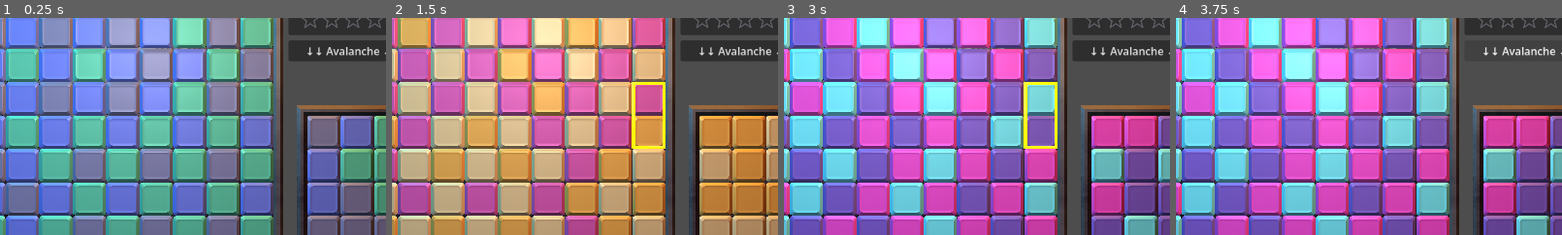
Above: before the commit, frames 1-4 (left to right).
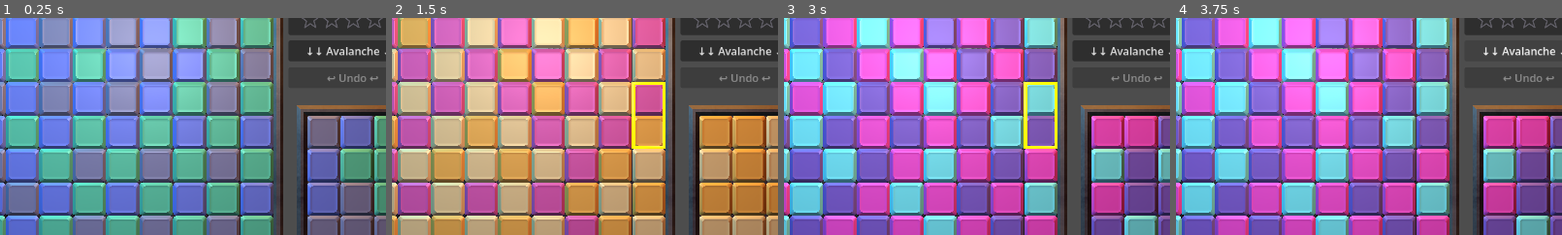
Above: after the commit, the same moments.

Repository: oxben/Swap
Game: Godot game, scene res://scenes/main.tscn
Same seed, same stepped clock (60 frames per second), same inputs: the game is played once before the commit and once after it.
Inputs:
- Up to frame 1 (0.25 s): no input
- Up to frame 2 (1.5 s): click "New Game" at 0.5 s; click "Play" at 1.25 s
- Up to frame 3 (3 s): click "New Game" at 2 s; click "Play" at 2.75 s
- Up to frame 4 (3.75 s): click "↓↓ Avalanche ↓↓" at 3.5 s
The pictures show only the part of the screen within x 19-69%, y 43-93%; the shares and areas given below are measured in that part.

The runs differ from the first frame. In frame 1, 0.1% of the frame differs, in the area x 84-98%, y 25-30%; in frame 2, 0.1%; in frame 3, 0.1%; in frame 4, 0.1%.

Commit message:
Add undo mechanism

Diff:
--- a/swap/project.godot
+++ b/swap/project.godot
@@ -42,6 +42,11 @@
 "events": [Object(InputEventKey,"resource_local_to_scene":false,"resource_name":"","device":-1,"window_id":0,"alt_press …(192 unchanged characters)…
 ]
 }
+Undo={
+"deadzone": 0.2,
+"events": [Object(InputEventKey,"resource_local_to_scene":false,"resource_name":"","device":-1,"window_id":0,"alt_pressed":false,"shift_pressed":false,"ctrl_pressed":false,"meta_pressed":false,"pressed":false,"keycode":0,"physical_keycode":85,"key_label":0,"unicode":117,"location":0,"echo":false,"script":null)
+]
+}
 
 [physics]
 
--- a/swap/scenes/main.gd
+++ b/swap/scenes/main.gd
@@ -14,6 +14,10 @@
 	"stars_won" : 0,
 }
 
+# Saved states for the game. Used for undo mechanism.
+var game_states: Array = []
+
+
 func _ready() -> void:
 	$PanelScore/VersionLabel.text = "v.%03d" % [Globals.version]
 	$PlaygroundSquare.tile_clicked.connect(_on_tile_clicked)
@@ -30,14 +34,16 @@
 		quit_game()
 	elif ev.is_action_released("Avalanche"):
 		trigger_avalanche()
-
-
 	elif ev.is_action_released("RestartGame"):
 		start_game()
+	elif ev.is_action_released("Undo"):
+		restore_state()
 
 
 func start_game():
 	$PanelScore/ButtonAvalanche.disabled = not Globals.options.avalanche_enabled
+	game_states.clear()
+	$PanelScore/ButtonUndo.disabled = true
 	reset_stats()
 	init_tile_colors()
 	$PlaygroundSquare.reset_board()
@@ -118,10 +124,31 @@
 	$PanelScore/PanelStars.light_stars(stats.stars_won)
 
 
+func save_state():
+	var state = {}
+	state["tile_grid"] = $PlaygroundSquare.save_state()
+	state["tile_reserve"] = $PlaygroundSquare/TileReserve.save_state()
+	state["stats"] = stats.duplicate()
+	game_states.append(state)
+	$PanelScore/ButtonUndo.disabled = false
+
+
+func restore_state():
+	var saved_state = game_states.pop_back()
+	if saved_state:
+		$PlaygroundSquare.restore_state(saved_state["tile_grid"])
+		$PlaygroundSquare/TileReserve.restore_state(saved_state["tile_reserve"])
+		stats = saved_state["stats"]
+		update_score()
+	if game_states.size() == 0:
+		$PanelScore/ButtonUndo.disabled = true
+
+
 func _on_tile_clicked():
 	"""
 	Handles signal sent when tiles are clicked
 	"""
+	save_state()
 	stats.tiles_clicked += 1
 	self.update_score()
 
@@ -180,3 +207,7 @@
 	Handles the signal emitted by game config dialog when OK/Play is pressed
 	"""
 	self.start_game()
+
+
+func _on_button_undo_pressed() -> void:
+	restore_state()
--- a/swap/scenes/main.tscn
+++ b/swap/scenes/main.tscn
@@ -127,6 +127,14 @@
 disabled = true
 text = "↓↓ Avalanche ↓↓"
 
+[node name="ButtonUndo" type="Button" parent="PanelScore" unique_id=1491244403]
+layout_mode = 0
+offset_top = 224.0
+offset_right = 192.0
+offset_bottom = 255.0
+disabled = true
+text = "↩ Undo ↩"
+
 [node name="ButtonConfigure" type="Button" parent="PanelScore" unique_id=661511866]
 visible = false
 layout_mode = 0
@@ -176,6 +184,7 @@
 spot_range = 1.0
 
 [connection signal="pressed" from="PanelScore/ButtonAvalanche" to="." method="_on_button_avalanche_pressed"]
+[connection signal="pressed" from="PanelScore/ButtonUndo" to="." method="_on_button_undo_pressed"]
 [connection signal="pressed" from="PanelScore/ButtonConfigure" to="." method="_on_button_configure_pressed"]
 [connection signal="pressed" from="PanelScore/ButtonRestart" to="." method="_on_button_restart_pressed"]
 [connection signal="pressed" from="PanelScore/ButtonQuit" to="." method="_on_button_quit_pressed"]
--- a/swap/scenes/playground_square.gd
+++ b/swap/scenes/playground_square.gd
@@ -28,8 +28,10 @@
 	$TileReserve.reserve_tile_unpicked.connect(_on_reserve_tile_unpicked)
 
 
-func reset_board():
-	# Free previous tiles if needed
+func empty_board():
+	"""
+	Remove all tiles from the board.
+	"""
 	for y in tile_grid.size():
 		for x in tile_grid[y].size():
 			if tile_grid[y][x] != -1:
@@ -40,6 +42,11 @@
 					# and the tile name will be re-used by init_tile_grid()
 					tile.name += "_freed"
 					tile.queue_free()
+
+
+func reset_board():
+	# Free previous tiles if needed
+	empty_board()
 	$Highlight.hide()
 	wait_flip_end = 0
 	wait_avalanche_end = 0
@@ -134,6 +141,31 @@
 		or neigh_y < 0 or neigh_y > GRID_SIZE:
 			return null
 	return { "x": neigh_x, "y": neigh_y, "side": neigh_side }
+
+
+func save_state() -> Array[Array]:
+	"""
+	Make a copy of the tile grid and return it
+	"""
+	var saved_tile_grid: Array[Array] = []
+	saved_tile_grid.resize(tile_grid.size())
+	for i in tile_grid.size():
+		saved_tile_grid[i] = tile_grid[i].duplicate()
+	return saved_tile_grid
+
+
+func restore_state(saved_tile_grid: Array[Array]):
+	"""
+	Restore tile grid
+	"""
+	empty_board()
+	tile_grid = saved_tile_grid
+	for y in range(GRID_SIZE):
+		for x in range(GRID_SIZE):
+			var color_idx = tile_grid[y][x]
+			tile_grid[y][x] = -1
+			if color_idx != -1:
+				self.add_tile(x, y, color_idx)
 
 
 func _on_tile_hovered(x: int, y: int, side: int):
--- a/swap/scenes/tile_reserve_square.gd
+++ b/swap/scenes/tile_reserve_square.gd
@@ -22,10 +22,10 @@
 	$Highlight.hide()
 
 
-func reset():
-	print("Reset reserve")
-	# Free previous tiles if needed
-	picked_tile = null
+func empty():
+	"""
+	Empty the tile reserve.
+	"""
 	for y in tiles.size():
 		for x in tiles[y].size():
 			if tiles[y][x] != -1:
@@ -36,6 +36,13 @@
 					# and the tile name will be re-used by init_tile_grid()
 					tile.name += "_freed"
 					tile.queue_free()
+
+
+func reset():
+	print("Reset reserve")
+	# Free previous tiles if needed
+	picked_tile = null
+	self.empty()
 	$Highlight.hide()
 	if Globals.options.tile_reserve_enabled:
 		self.fill()
@@ -83,6 +90,31 @@
 	return self.get_node(node_name)
 
 
+func save_state() -> Array[Array]:
+	"""
+	Make a copy of the tile reserve and return it
+	"""
+	var saved_tiles: Array[Array] = []
+	saved_tiles.resize(tiles.size())
+	for i in tiles.size():
+		saved_tiles[i] = tiles[i].duplicate()
+	return saved_tiles
+
+
+func restore_state(saved_tiles: Array[Array]):
+	"""
+	Restore tile reserve
+	"""
+	self.empty()
+	tiles = saved_tiles
+	for y in range(RESERVE_HEIGHT):
+		for x in range(RESERVE_WIDTH):
+			var color_idx = tiles[y][x]
+			tiles[y][x] = -1
+			if color_idx != -1:
+				self.add_tile(x, y, color_idx)
+
+
 func _on_area_3d_input_event(_camera: Node, event: InputEvent, _event_position: Vector3, _normal: Vector3, shape_idx: int) -> void:
 	if event is InputEventMouseButton:
 		if event.button_index == MOUSE_BUTTON_LEFT and event.pressed:
